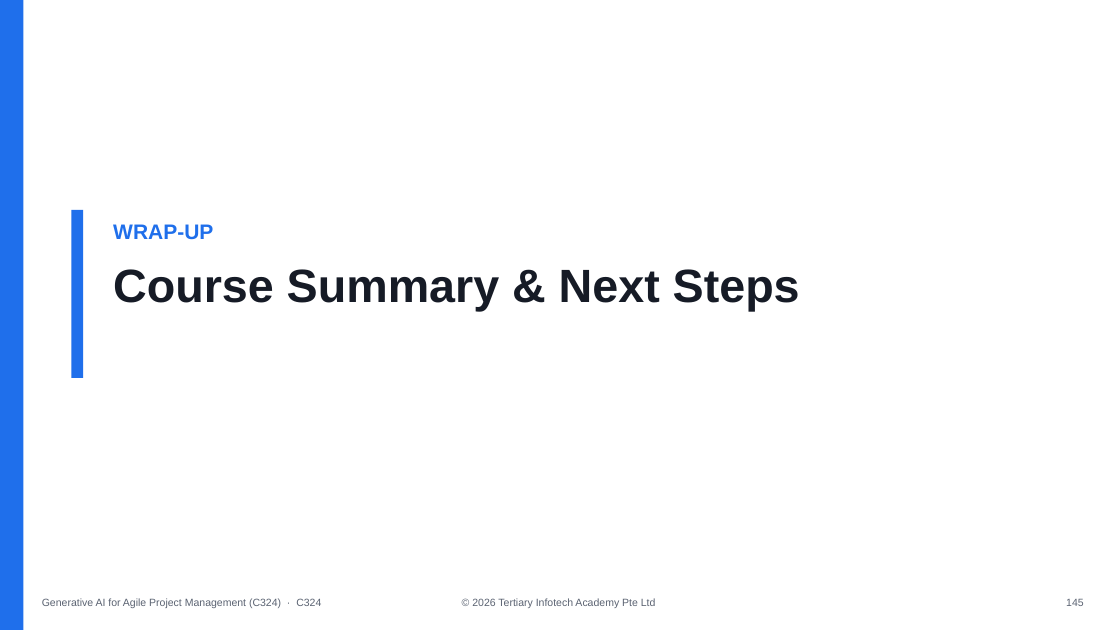
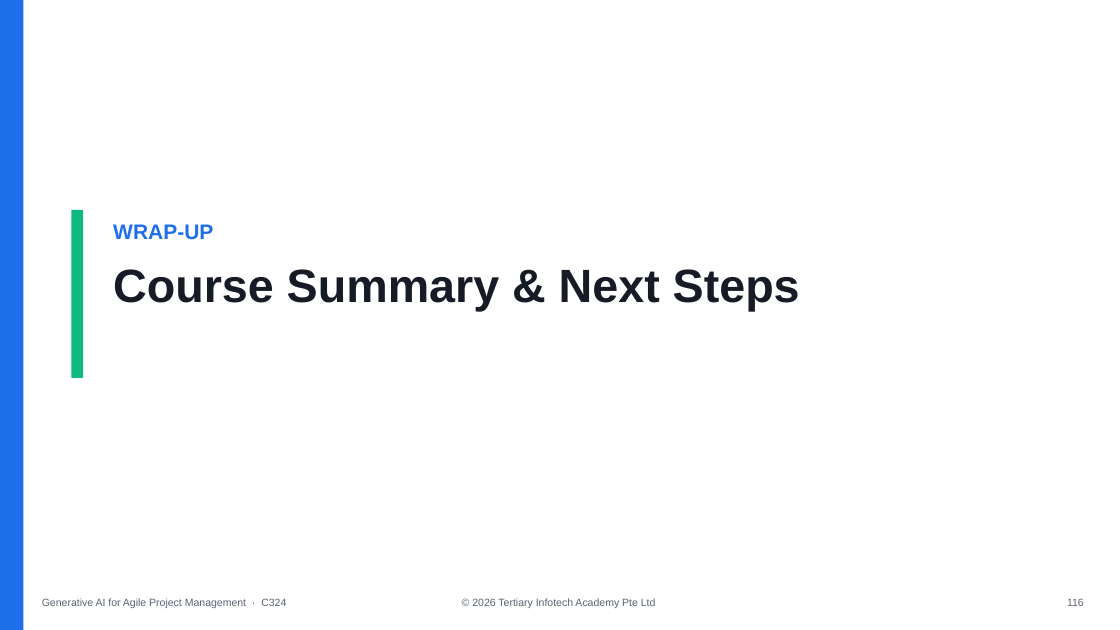
Before and after one commit to tertiarycourses/C324-Generative-AI-for-Agile-Project-Management, a slide deck: slide 116 of courseware/Generative AI for Agile Project Management (C324)-v1.0.pptx (slide 146 before the commit). Drawn at 1120x630 pixels with LibreOffice and Linux fonts; fonts in the diff are those of the drawing. Boxes give left, top, right and bottom in pixels: in the first picture for what was removed or moved away, otherwise in the second. Text is boxed around its words. In the diff, an @@ line names an element or a change of style, - is before the commit and + after.

```diff
--- a/courseware/Generative AI for Agile Project Management (C324)-v1.0.pptx
+++ b/courseware/Generative AI for Agile Project Management (C324)-v1.0.pptx
@@ rectangle at [71,210,83,378]: fill #1F6FEB to #10B981 @@
@@ text at [42,598,286,608]: text changed @@
-Generative AI for Agile Project Management (C324) · C324
+Generative AI for Agile Project Management · C324
@@ text at [1067,598,1084,606]: text changed @@
-145
+116
```
Also in this commit, not shown: 19 other slides changed, 102 slides added, 130 slides removed, 51 other files.
